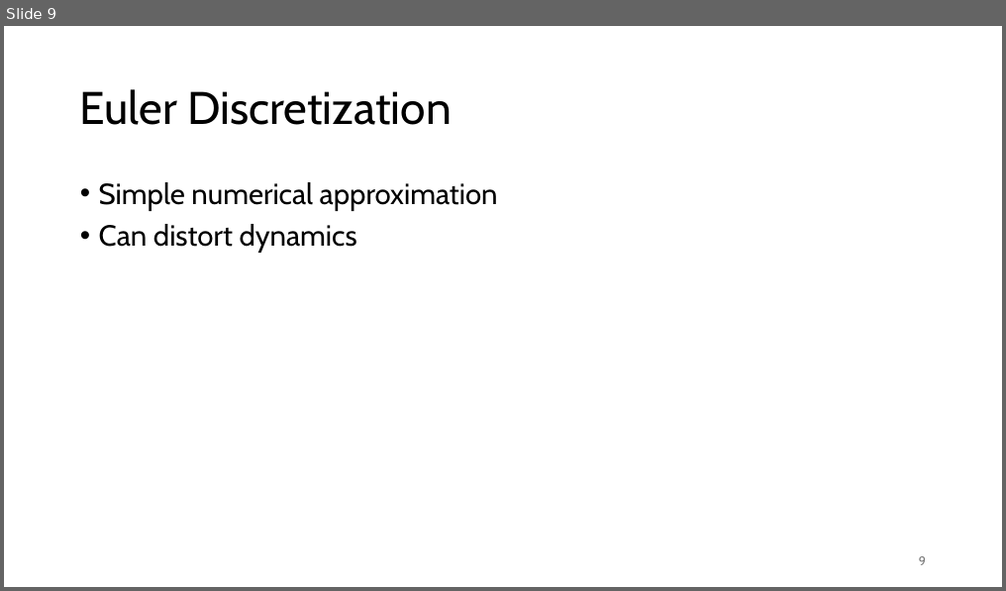
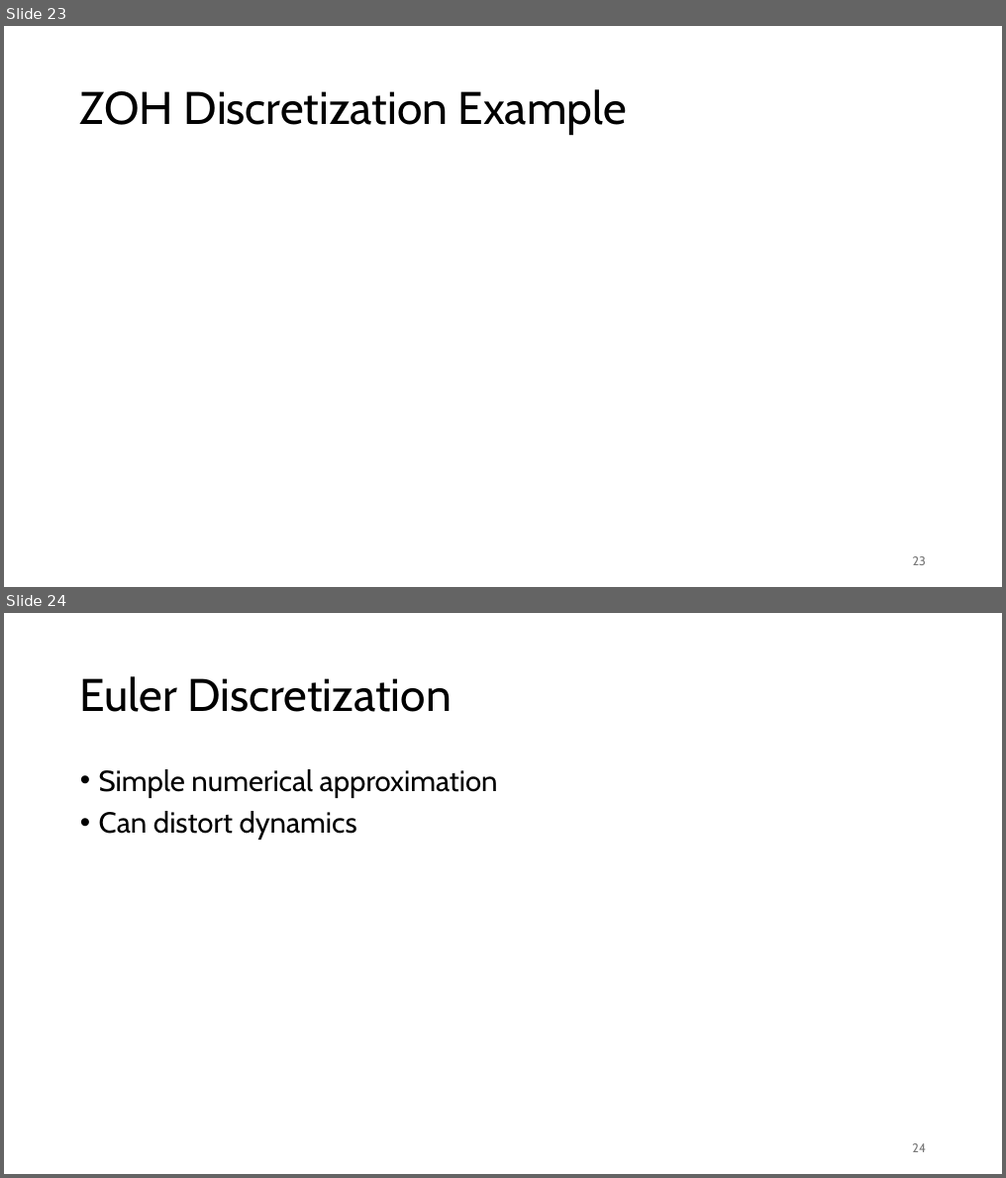
Before and after one commit to FelixWick/control_engineering, a slide deck: slides/6_discrete_controllers.pptx. Shown one above the other, each under a label of ours: slide 9 before the commit, slides 23 and 24 after it. The pictures are 1006x591 and 1006x1178 pixels, drawn with LibreOffice and Linux fonts; fonts in the diff are those of the drawing; grey boxes stand for pictures. Boxes give left, top, right and bottom in pixels: in the first picture for what was removed or moved away, otherwise in the second. Text is boxed around its words. In the diff, an @@ line names an element or a change of style, - is before the commit and + after.

```diff
--- a/slides/6_discrete_controllers.pptx
+++ b/slides/6_discrete_controllers.pptx
@@ slide 23 added at <box>4,26,1002,587</box>, background #FFFFFF @@
@@ title added at <box>80,89,627,135</box>, 44 pt, text #000000 @@
+ZOH Discretization Example
@@ page number added at <box>913,557,926,566</box>, 12 pt, text #797979 @@
+23
@@ what was slide 9 is now slide 24 @@
@@ page number at <box>912,1144,926,1153</box>: text changed @@
-9
+24
```
Also in this commit, not shown: 5 slides changed, 15 other slides added, 1 slide removed.
